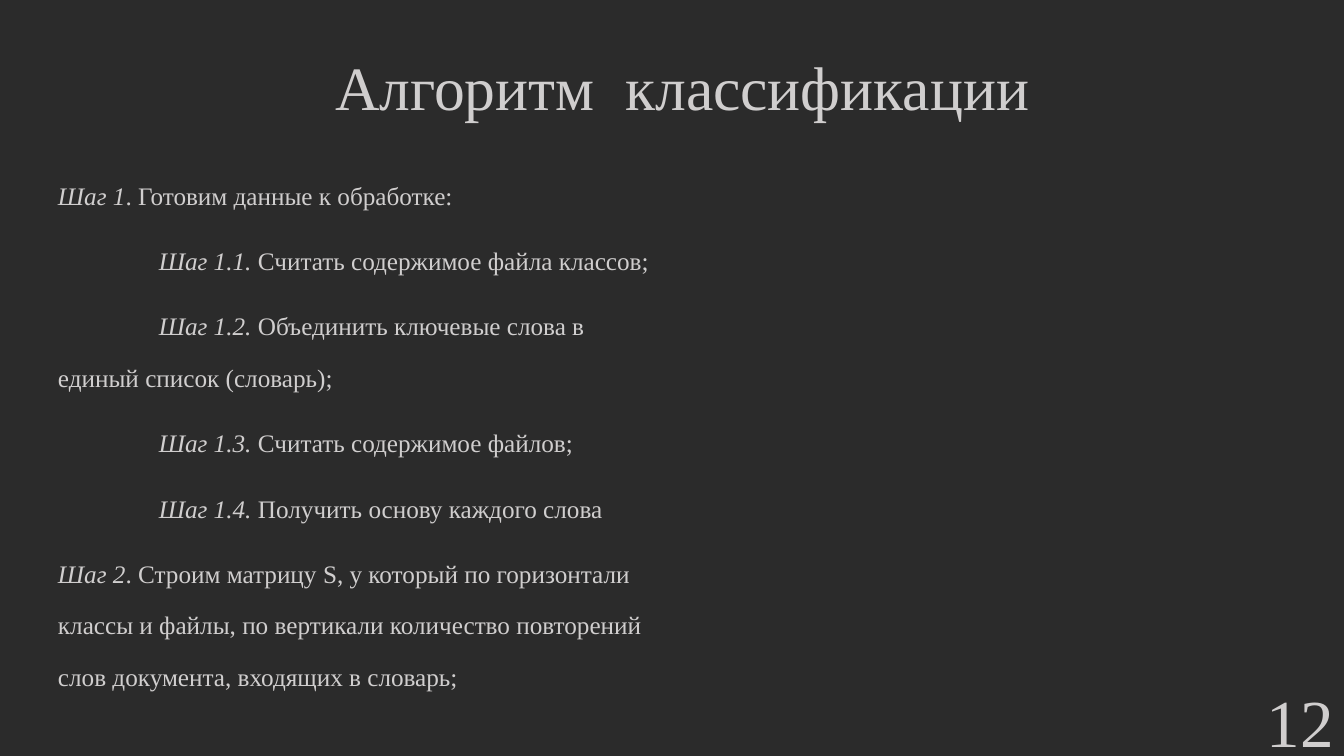
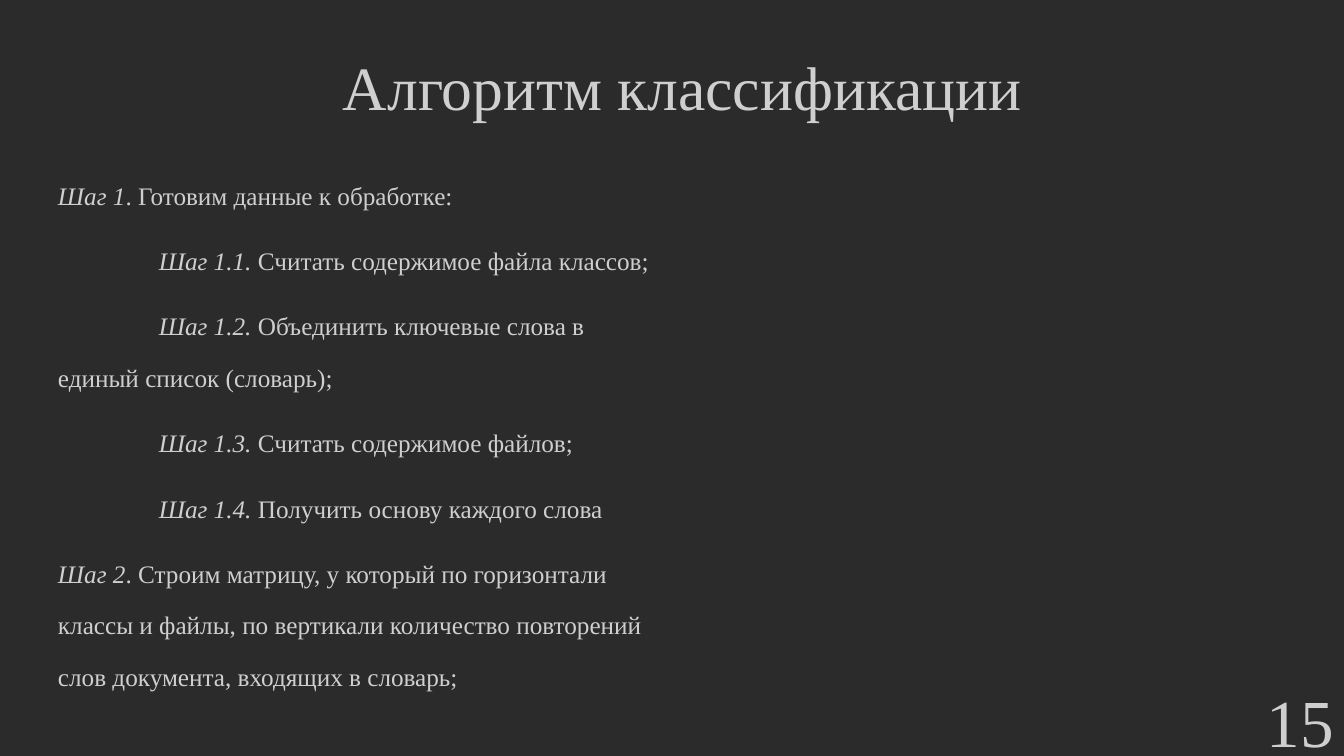
Before and after one commit to hetikk/diplom, a slide deck: slide 15 of docs/Презентация.pptx (slide 12 before the commit). Drawn at 1344x756 pixels with LibreOffice and Linux fonts; fonts in the diff are those of the drawing; grey boxes stand for pictures; background and template pictures are left out; a plain dark background stands for a picture behind light text. Boxes give left, top, right and bottom in pixels: in the first picture for what was removed or moved away, otherwise in the second. Text is boxed around its words. In the diff, an @@ line names an element or a change of style, - is before the commit and + after.

```diff
--- a/docs/Презентация.pptx
+++ b/docs/Презентация.pptx
@@ text "Алгоритм классификации" rewrapped from [335,67,1029,121] to [343,67,1022,121] @@
@@ text at [58,565,641,692]: text changed @@
-Шаг 2. Строим матрицу S, у который по горизонтали классы и файлы, по вертикали количество повторений слов документа, входящих в словарь;
+Шаг 2. Строим матрицу, у который по горизонтали классы и файлы, по вертикали количество повторений слов документа, входящих в словарь;
@@ page number at [1267,702,1334,748]: text changed @@
-12
+15
```
Also in this commit, not shown: 14 other slides changed, 5 slides added, 11 other files.
